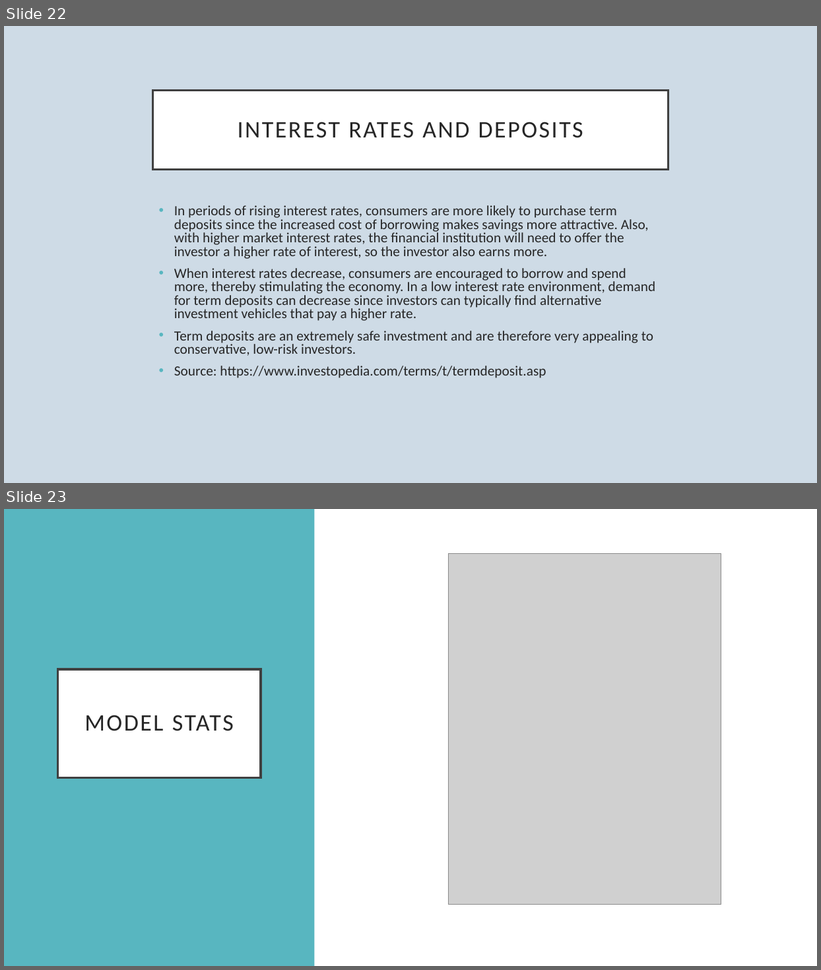
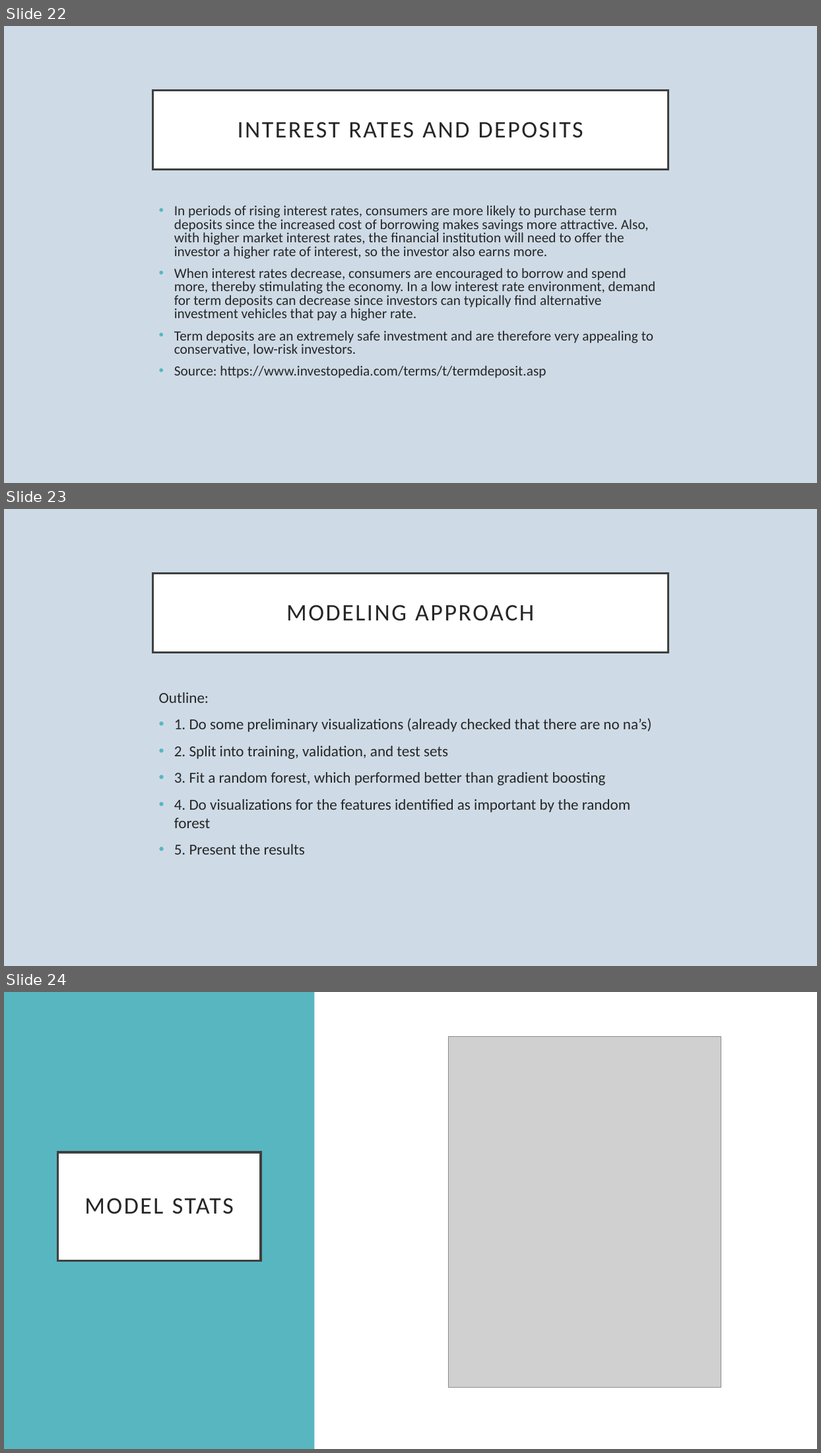
Before and after one commit to dapopov-st/bank-marketing-predicting-term-deposit-subscription, a slide deck: BankMarketing.pptx. Shown one above the other, each under a label of ours: slides 22 and 23 before the commit, slides 22, 23 and 24 after it. The pictures are 821x970 and 821x1453 pixels, drawn with LibreOffice and Linux fonts; fonts in the diff are those of the drawing; grey boxes stand for pictures. Boxes give left, top, right and bottom in pixels: in the first picture for what was removed or moved away, otherwise in the second. Text is boxed around its words. In the diff, an @@ line names an element or a change of style, - is before the commit and + after.

Commit message:
include outline in all documents

```diff
--- a/BankMarketing.pptx
+++ b/BankMarketing.pptx
@@ slide 23 added at bbox=[4, 509, 817, 966], background #CEDBE6 @@
@@ title added at bbox=[153, 573, 668, 652], fill #FFFFFF, outline #404040 2.5 pt, 28 pt, text #262626 @@
+MODELING APPROACH
@@ text added at bbox=[159, 692, 652, 855], 18 pt, text #262626 @@
+Outline:
+• 1. Do some preliminary visualizations (already checked that there are no na’s)
+• 2. Split into training, validation, and test sets
+• 3. Fit a random forest, which performed better than gradient boosting
+• 4. Do visualizations for the features identified as important by the random forest
+• 5. Present the results
@@ what was slide 23 is now slide 24 @@
```
Also in this commit, not shown: 2 slides changed, 2 other files.
